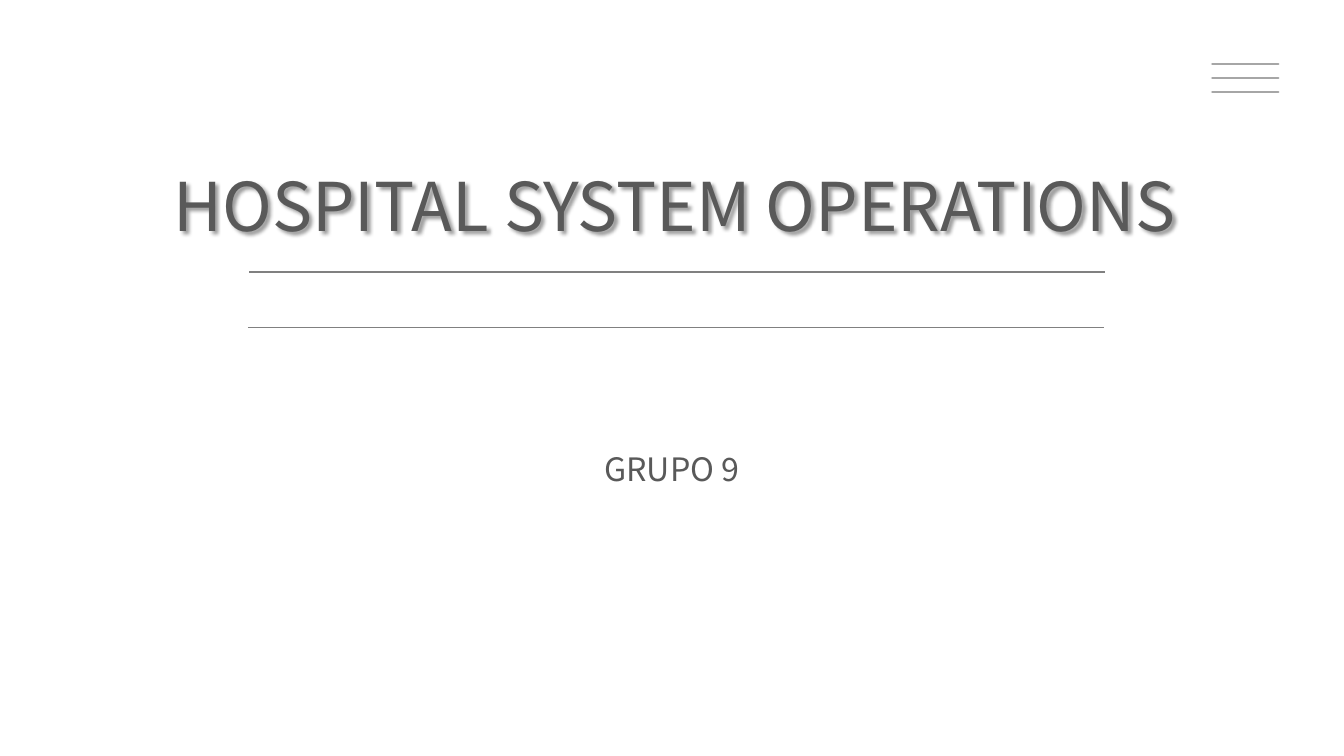
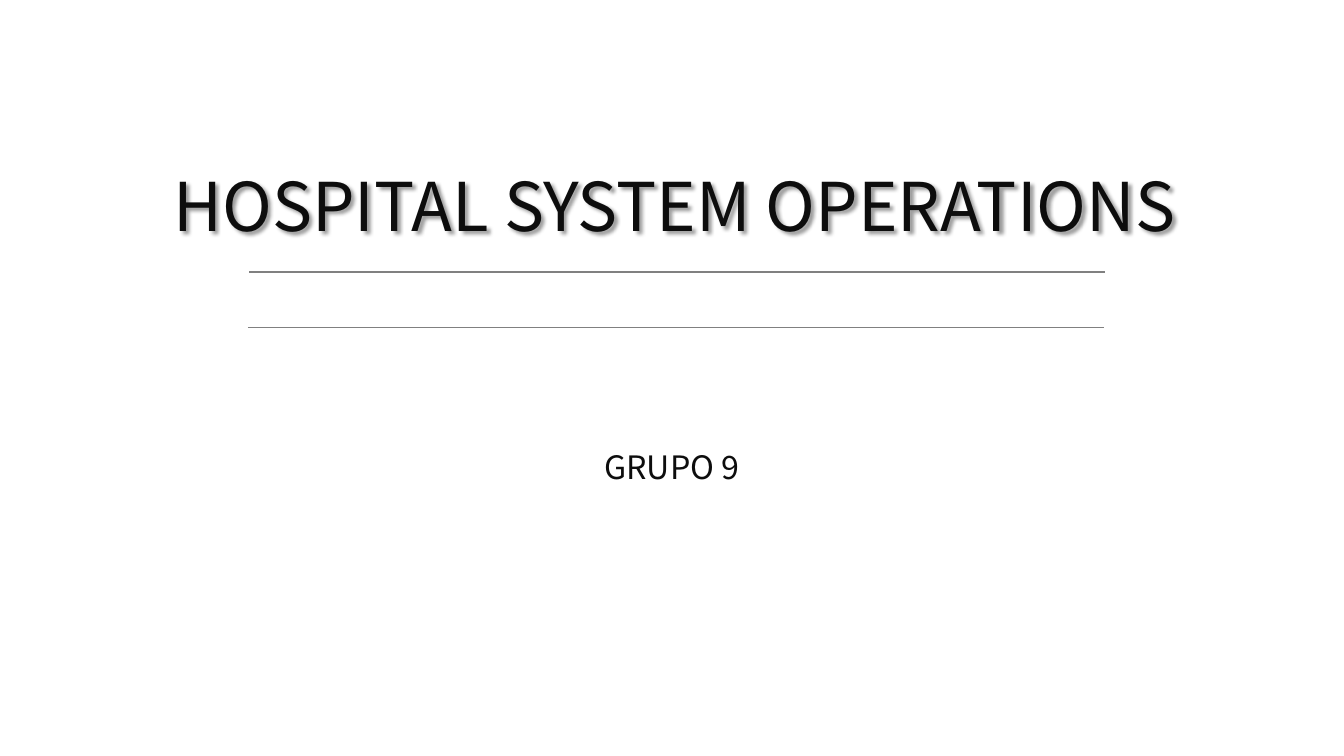
Before and after one commit to 2ADSC-Grupo9-HSO/Documentacao, a slide deck: slide 1 of Apresentações PPT/HSO-Sprint3.pptx. Drawn at 1344x756 pixels with LibreOffice and Linux fonts; fonts in the diff are those of the drawing; background and template pictures are left out. Boxes give left, top, right and bottom in pixels: in the first picture for what was removed or moved away, otherwise in the second. Text is boxed around its words. In the diff, an @@ line names an element or a change of style, - is before the commit and + after.

```diff
--- a/Apresentações PPT/HSO-Sprint3.pptx
+++ b/Apresentações PPT/HSO-Sprint3.pptx
@@ line removed from (1278, 65) to (1213, 65) @@
@@ line removed from (1278, 78) to (1213, 78) @@
@@ line removed from (1278, 92) to (1213, 92) @@
@@ text "HOSPITAL SYSTEM OPERATIONS" at (174, 181, 1176, 236): text colour #595959 to #0D0D0D @@
@@ text "GRUPO 9" at (604, 455, 740, 480): text colour #595959 to #0D0D0D @@
```
Also in this commit, not shown: 7 other slides changed, 7 slides added, 17 slides removed.
